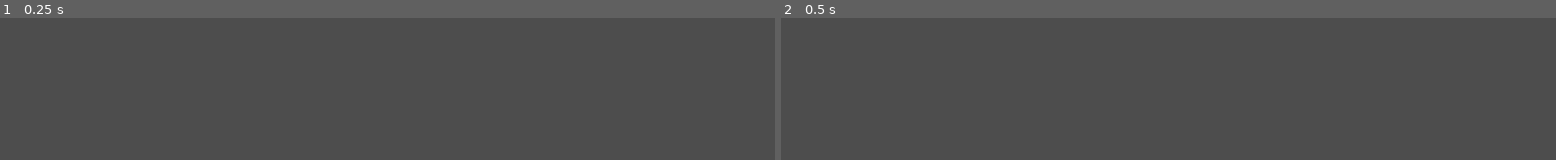
Above: before the commit, frames 1-2 (left to right).
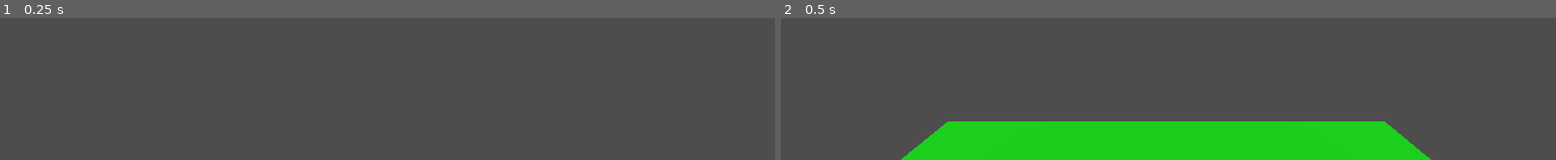
Above: after the commit, the same moments.

Repository: pobertt/GMTKJam
Game: Godot game, scene res://test_level.tscn
The game is run twice, just before and just after one commit, with the same random seed, the same clock (stepped at 60 frames per second) and the same inputs.
Inputs:
- Up to frame 1 (0.25 s): no input
- Up to frame 2 (0.5 s): no input

Frame 1 is identical in both runs. In frame 2, 17% of the frame differs, in the area x 15-84%, y 72-100%.

Commit message:
sounds are there

Diff:
--- a/player.gd
+++ b/player.gd
@@ -28,6 +28,7 @@
 var crouching : bool = false
 var sprinting : bool = false
 var sliding : bool = false
+var walking : bool = false
 
 var gravity_vec = Vector3( )
 
@@ -49,6 +50,7 @@
 @onready var head = $cam_controller
 @onready var camera = $cam_controller/camera
 @onready var cam_marker: Marker3D = $cam_controller/marker
+@onready var footstep_audio: AudioStreamPlayer3D = $player_audios/footstep
 
 func _ready():
 	Input.set_mouse_mode(Input.MOUSE_MODE_CAPTURED)
@@ -60,6 +62,7 @@
 		camera.rotation.x = clamp(camera.rotation.x, deg_to_rad(-75), deg_to_rad(75))
 
 func _physics_process(delta):
+	print(velocity)
 	# Add the gravity.
 	if not is_on_floor():
 		velocity.y -= gravity * delta
@@ -67,6 +70,11 @@
 		jump_count = 0
 
 	_check_sprint()
+
+	#if sprinting == true and is_on_floor():
+		#anim.play("run_sound")
+	#elif walking == true and is_on_floor():
+		#anim.play("walk_sound")
 
 	if is_on_floor():
 		if 	_get_direction():
@@ -135,6 +143,7 @@
 
 		if jump_count < jumps:
 			jump_count += 1
+			$player_audios/jump.play()
 			if current_state == FLOOR:
 				velocity.y = JUMP_VELOCITY
 			elif current_state == WALL:
@@ -163,9 +172,11 @@
 	if Input.is_action_pressed("sprint") and crouching == false:
 		speed = SPRINT_SPEED
 		sprinting = true
+		walking = false
 	else:
 		speed = WALK_SPEED
 		sprinting = false
+		walking = true
 
 func _gain_dash(active):
 	if active == true:
@@ -195,12 +206,17 @@
 func _input(event):
 	if event is InputEventKey and event.pressed and event.keycode == KEY_E:
 		if(dash_active):
+			$player_audios/dash.play()
 			var aim = camera.get_global_transform().basis
 			var dash_direction = Vector3()
 			dash_direction += aim.z * (cam_marker.global_position.z * -(1/ cam_marker.global_position.z))
 			dash_direction = dash_direction.normalized()
 			var dash_vector = dash_direction * DASH_SPEED
-			print(dash_direction)
+			print(dash_vector)
 			velocity += dash_vector
 			print("dash used")
 			dash_active = false
+
+func _play_footstep_audio():
+	footstep_audio.pitch_scale = randf_range(0.6, 0.8)
+	footstep_audio.play()
--- a/player.tscn
+++ b/player.tscn
@@ -1,6 +1,9 @@
-[gd_scene load_steps=8 format=3 uid="uid://b4oy3gjuok4k8"]
+[gd_scene load_steps=13 format=3 uid="uid://b4oy3gjuok4k8"]
 
 [ext_resource type="Script" path="res://player.gd" id="1_0qa20"]
+[ext_resource type="AudioStream" uid="uid://dyfrasw5cj2n0" path="res://SFX/individual step.wav" id="2_q2peh"]
+[ext_resource type="AudioStream" uid="uid://b25p0o55otcqn" path="res://SFX/dash.wav" id="3_xkqg0"]
+[ext_resource type="AudioStream" uid="uid://25o2p76vqacd" path="res://SFX/jump.wav" id="4_1w5m8"]
 
 [sub_resource type="CapsuleShape3D" id="CapsuleShape3D_omppl"]
 height = 4.0
@@ -62,17 +65,18 @@
 
 [sub_resource type="Animation" id="Animation_3bixl"]
 resource_name = "small_powerup"
-tracks/0/type = "value"
-tracks/0/imported = false
-tracks/0/enabled = true
-tracks/0/path = NodePath("cam_controller:position")
-tracks/0/interp = 1
-tracks/0/loop_wrap = true
-tracks/0/keys = {
-"times": PackedFloat32Array(0, 1),
-"transitions": PackedFloat32Array(1, 1),
-"update": 0,
-"values": [Vector3(0, 0.5, 0), Vector3(0, -1.5, -1)]
+length = 0.3
+tracks/0/type = "value"
+tracks/0/imported = false
+tracks/0/enabled = true
+tracks/0/path = NodePath("cam_controller:position")
+tracks/0/interp = 1
+tracks/0/loop_wrap = true
+tracks/0/keys = {
+"times": PackedFloat32Array(0, 0.3),
+"transitions": PackedFloat32Array(1, 1),
+"update": 0,
+"values": [Vector3(0, 0.5, 0), Vector3(0, -1, -1)]
 }
 tracks/1/type = "value"
 tracks/1/imported = false
@@ -81,7 +85,7 @@
 tracks/1/interp = 1
 tracks/1/loop_wrap = true
 tracks/1/keys = {
-"times": PackedFloat32Array(0, 1),
+"times": PackedFloat32Array(0, 0.3),
 "transitions": PackedFloat32Array(1, 1),
 "update": 0,
 "values": [Vector3(0, 0, 0), Vector3(0, -1.5, -1)]
@@ -93,7 +97,7 @@
 tracks/2/interp = 1
 tracks/2/loop_wrap = true
 tracks/2/keys = {
-"times": PackedFloat32Array(0, 1),
+"times": PackedFloat32Array(0, 0.3),
 "transitions": PackedFloat32Array(1, 1),
 "update": 0,
 "values": [4.0, 1.0]
@@ -112,7 +116,7 @@
 "times": PackedFloat32Array(0, 0.4),
 "transitions": PackedFloat32Array(1, 1),
 "update": 0,
-"values": [Vector3(0, -0.5, -1), Vector3(0, -2, -1)]
+"values": [Vector3(0, -0.5, -1), Vector3(0, -1.25, -1)]
 }
 tracks/1/type = "value"
 tracks/1/imported = false
@@ -139,12 +143,50 @@
 "values": [1.0, 1.0]
 }
 
+[sub_resource type="Animation" id="Animation_0lwa8"]
+resource_name = "run"
+length = 0.25
+tracks/0/type = "method"
+tracks/0/imported = false
+tracks/0/enabled = true
+tracks/0/path = NodePath(".")
+tracks/0/interp = 1
+tracks/0/loop_wrap = true
+tracks/0/keys = {
+"times": PackedFloat32Array(0.233333),
+"transitions": PackedFloat32Array(1),
+"values": [{
+"args": [],
+"method": &"_play_footstep_audio"
+}]
+}
+
+[sub_resource type="Animation" id="Animation_b8n3r"]
+resource_name = "walk_sound"
+length = 0.35
+tracks/0/type = "method"
+tracks/0/imported = false
+tracks/0/enabled = true
+tracks/0/path = NodePath(".")
+tracks/0/interp = 1
+tracks/0/loop_wrap = true
+tracks/0/keys = {
+"times": PackedFloat32Array(0.333333),
+"transitions": PackedFloat32Array(1),
+"values": [{
+"args": [],
+"method": &"_play_footstep_audio"
+}]
+}
+
 [sub_resource type="AnimationLibrary" id="AnimationLibrary_0p713"]
 _data = {
 "RESET": SubResource("Animation_obwpt"),
+"run_sound": SubResource("Animation_0lwa8"),
 "slide": SubResource("Animation_5yod7"),
 "small_powerup": SubResource("Animation_3bixl"),
-"small_slide": SubResource("Animation_y3xr7")
+"small_slide": SubResource("Animation_y3xr7"),
+"walk_sound": SubResource("Animation_b8n3r")
 }
 
 [node name="player" type="CharacterBody3D"]
@@ -171,4 +213,17 @@
 [node name="small_powerup" type="Timer" parent="."]
 wait_time = 20.0
 
+[node name="player_audios" type="Node3D" parent="."]
+
+[node name="footstep" type="AudioStreamPlayer3D" parent="player_audios"]
+stream = ExtResource("2_q2peh")
+
+[node name="dash" type="AudioStreamPlayer3D" parent="player_audios"]
+stream = ExtResource("3_xkqg0")
+volume_db = -30.0
+
+[node name="jump" type="AudioStreamPlayer3D" parent="player_audios"]
+stream = ExtResource("4_1w5m8")
+volume_db = -20.0
+
 [connection signal="timeout" from="small_powerup" to="." method="_on_small_powerup_timeout"]
--- a/powerup.gd
+++ b/powerup.gd
@@ -39,10 +39,13 @@
 func _on_body_entered(body: Node3D) -> void:
 	if type == Type.dash:
 		body._gain_dash(active)
+		$powerup_pickup.play()
 	elif type == Type.double_jump:
 		body._gain_jumps(active)
+		$powerup_pickup.play()
 	elif type == Type.small_powerup:
 		body._small_powerup(active)
+		$small_powerup_pickup.play()
 	mesh.visible = false
 	respawn_timer.start()
 
--- a/powerup.tscn
+++ b/powerup.tscn
@@ -1,6 +1,8 @@
-[gd_scene load_steps=4 format=3 uid="uid://ygpobru5c8pn"]
+[gd_scene load_steps=6 format=3 uid="uid://ygpobru5c8pn"]
 
 [ext_resource type="Script" path="res://powerup.gd" id="1_3ysj5"]
+[ext_resource type="AudioStream" uid="uid://bf4jbyf68uvt7" path="res://SFX/powerup pickup.wav" id="2_o2lh1"]
+[ext_resource type="AudioStream" uid="uid://dd28lb65htpkg" path="res://SFX/get small.wav" id="3_vanyj"]
 
 [sub_resource type="PrismMesh" id="PrismMesh_x76g6"]
 
@@ -24,5 +26,15 @@
 [node name="respawn" type="Timer" parent="."]
 wait_time = 3.0
 
+[node name="powerup_pickup" type="AudioStreamPlayer3D" parent="."]
+stream = ExtResource("2_o2lh1")
+volume_db = -40.0
+pitch_scale = 0.9
+
+[node name="small_powerup_pickup" type="AudioStreamPlayer3D" parent="."]
+stream = ExtResource("3_vanyj")
+volume_db = -40.0
+pitch_scale = 0.9
+
 [connection signal="body_entered" from="." to="." method="_on_body_entered"]
 [connection signal="timeout" from="respawn" to="." method="_on_respawn_timeout"]
--- a/project.godot
+++ b/project.godot
@@ -60,4 +60,4 @@
 
 [physics]
 
-3d/default_gravity=20.0
+3d/default_gravity=25.0
--- a/test_level.tscn
+++ b/test_level.tscn
@@ -83,4 +83,4 @@
 type = 2
 
 [node name="start_block" parent="." instance=ExtResource("3_85nwm")]
-transform = Transform3D(1, 0, 0, 0, 1, 0, 0, 0, 1, 0.0221829, -4.76837e-07, -38.1309)
+transform = Transform3D(1, 0, 0, 0, 1, 0, 0, 0, 1, 0.0221829, -4.76837e-07, -27.0385)
Not shown, added: SFX/2d song new.wav.import
Not shown, added: SFX/3d song.wav.import
Not shown, added: SFX/dash.wav.import
Not shown, added: SFX/drag.wav.import
Not shown, added: SFX/drop.wav.import
Not shown, added: SFX/get small.wav.import
Not shown, added: SFX/individual step.wav.import
Not shown, added: SFX/jump.wav.import
Not shown, added: SFX/powerup pickup.wav.import
Not shown, added: SFX/running loop.wav.import
Not shown, added: SFX/walking loop.wav.import
Not shown: 5 places in new_mesh_lib.tres that only renumber resources
(and 11 more such lines)
